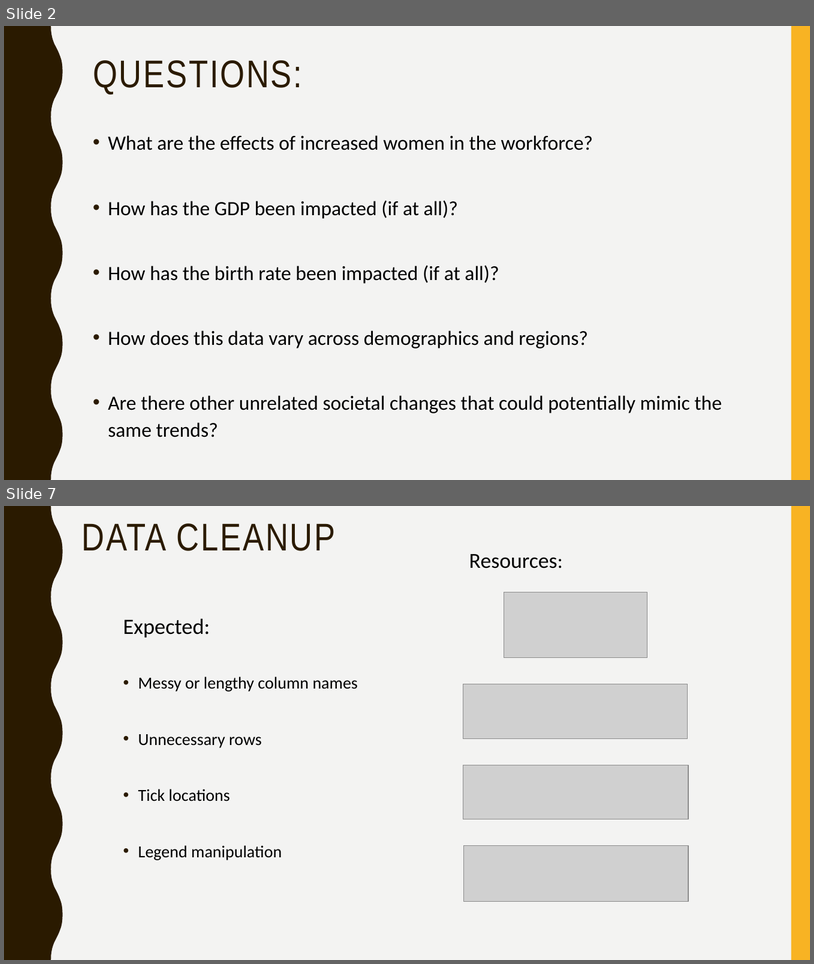
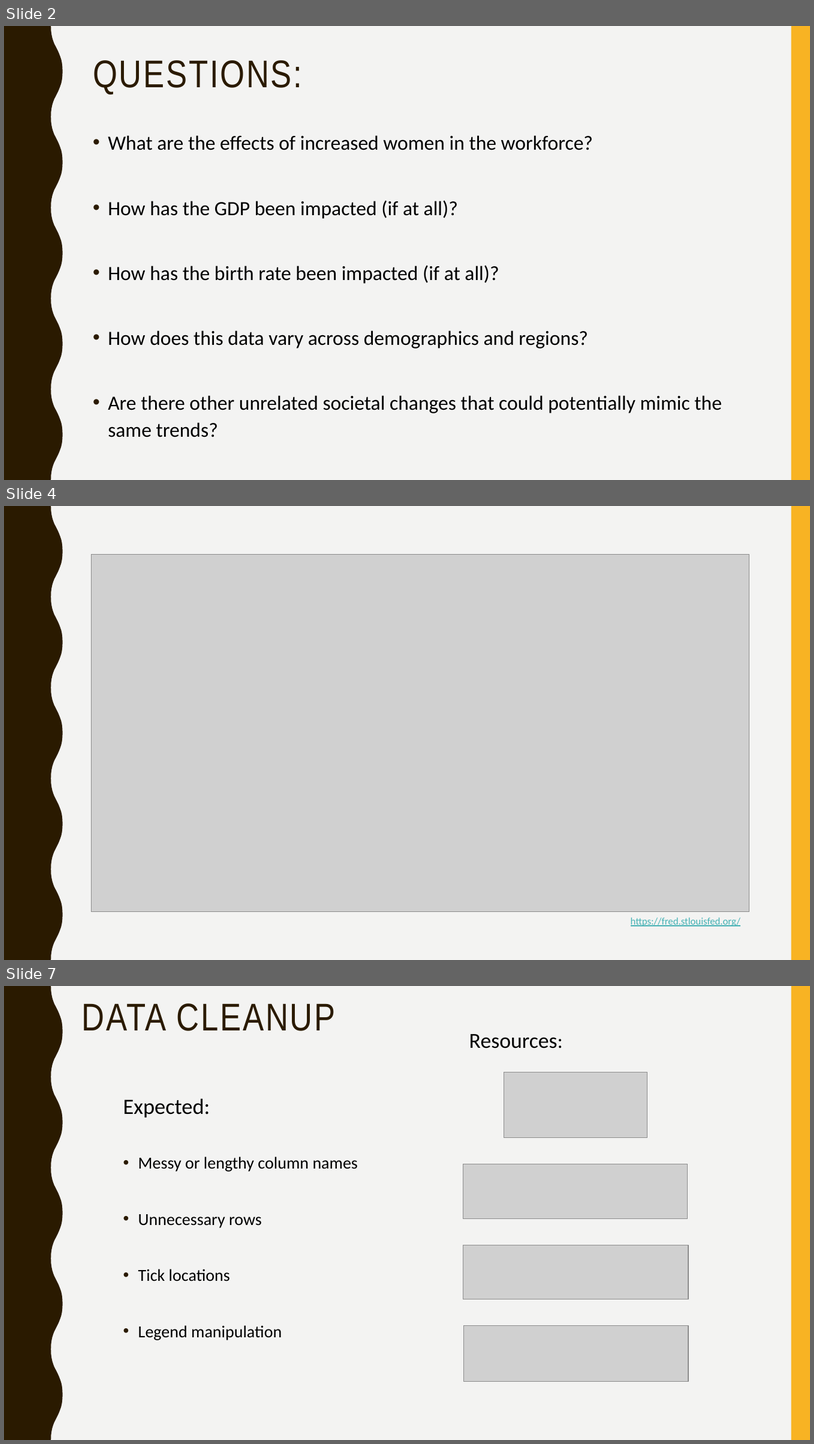
Before and after one commit to kathleeng77/Open-Source-Project-1, a slide deck: presentation/women-in-workforce.pptx. Shown one above the other, each under a label of ours: slides 2 and 7 before the commit, slides 2, 4 and 7 after it; the slides between them are not shown. The pictures are 814x964 and 814x1444 pixels, drawn with LibreOffice and Linux fonts; fonts in the diff are those of the drawing; grey boxes stand for pictures. Boxes give left, top, right and bottom in pixels: in the first picture for what was removed or moved away, otherwise in the second. Text is boxed around its words. In the diff, an @@ line names an element or a change of style, - is before the commit and + after.

Commit message:
checked summary grammar and added alt text to ppt

```diff
--- a/presentation/women-in-workforce.pptx
+++ b/presentation/women-in-workforce.pptx
@@ slide 4 added at box(4, 506, 810, 960), background #F3F3F2; not listed: 2 template elements that a slide beside it also shows @@
@@ picture added at box(91, 555, 750, 912) @@
@@ text added at box(631, 917, 741, 926), 12 pt, text #46B2B5, underline @@
+https://fred.stlouisfed.org/
```
Also in this commit, not shown: 12 slides changed, 1 slide removed, 5 other files.
